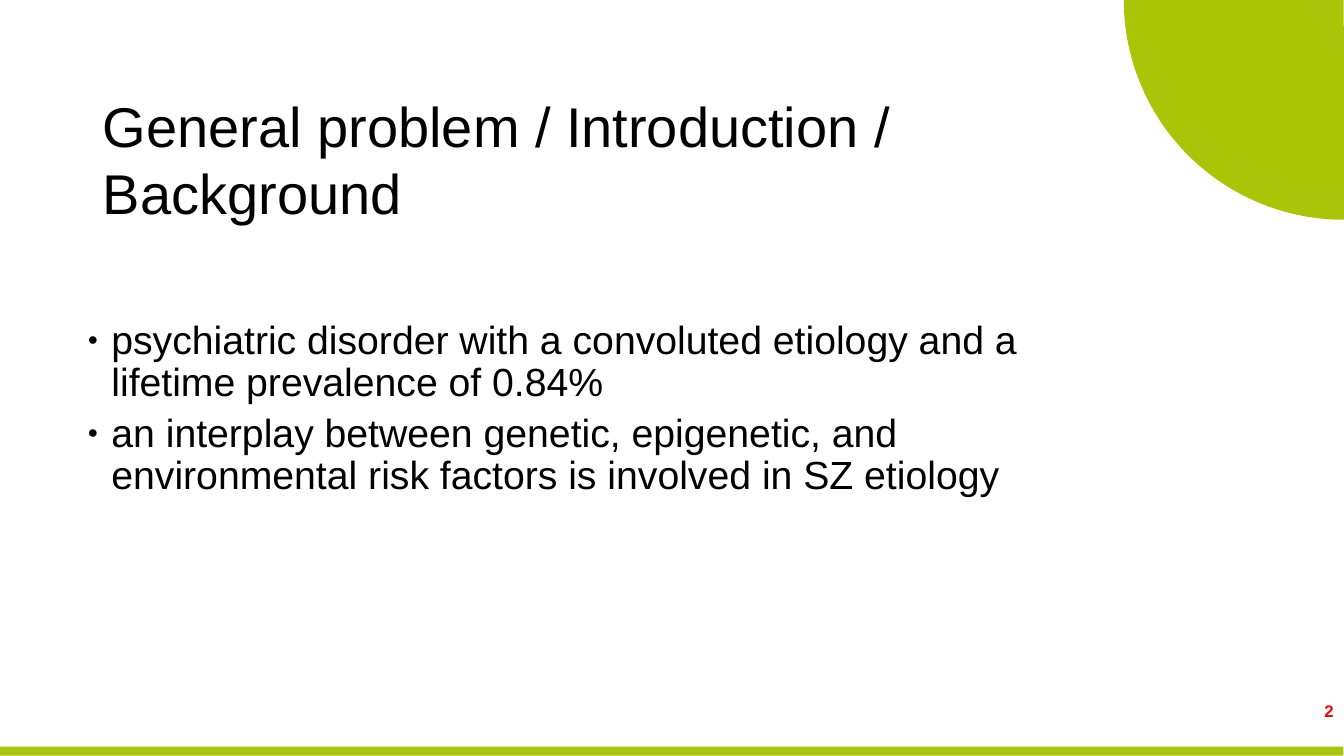
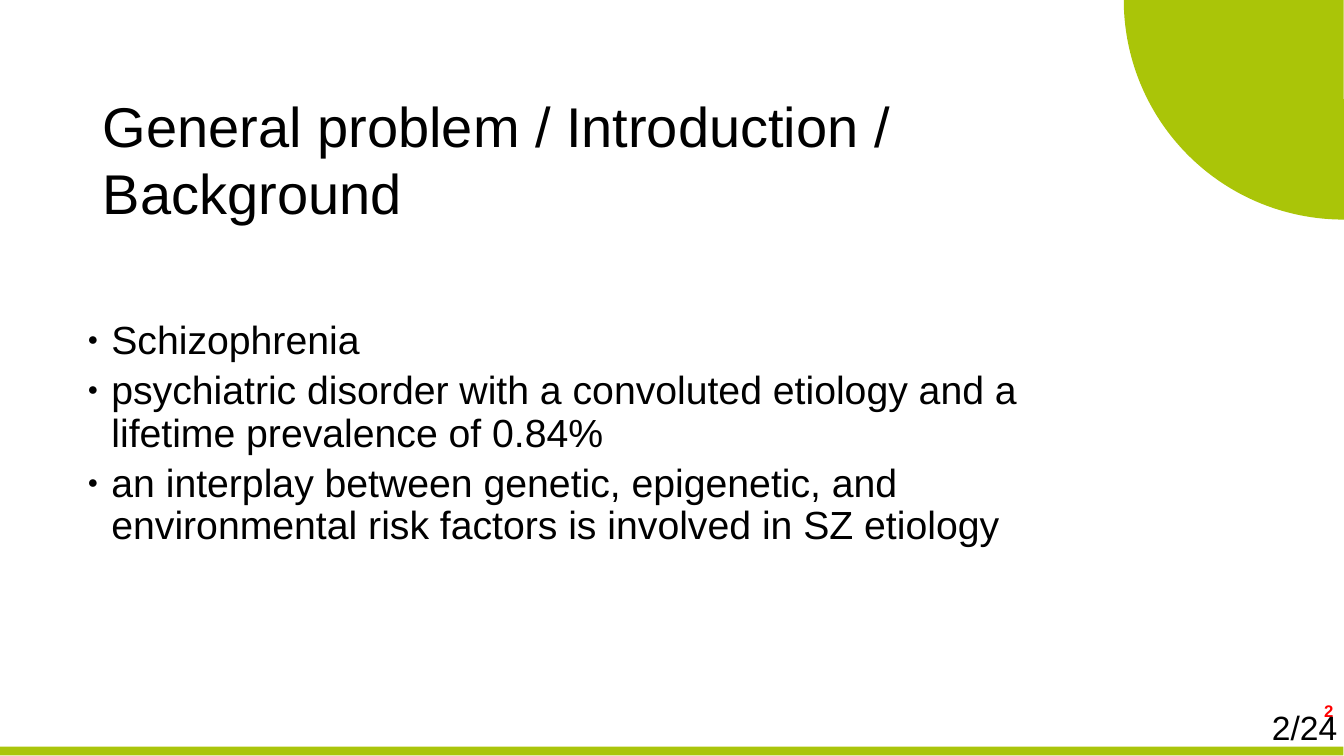
Before and after one commit to zybinmikhail/Thesis, a slide deck: slide 2 of presentations/Mikhail_Zybin_MSc PreDefense Presentation.PPTX. Drawn at 1344x756 pixels with LibreOffice and Linux fonts; fonts in the diff are those of the drawing; background and template pictures are left out. Boxes give left, top, right and bottom in pixels: in the first picture for what was removed or moved away, otherwise in the second. Text is boxed around its words. In the diff, an @@ line names an element or a change of style, - is before the commit and + after.

```diff
--- a/presentations/Mikhail_Zybin_MSc PreDefense Presentation.PPTX
+++ b/presentations/Mikhail_Zybin_MSc PreDefense Presentation.PPTX
@@ text at (x1=111, y1=325, x2=359, y2=362): paragraph added @@
+● Schizophrenia
@@ text at (x1=111, y1=375, x2=1017, y2=547): indent changed @@
@@ text added at (x1=1272, y1=713, x2=1337, y2=747), 24 pt, text #000000 @@
+2/24
```
Also in this commit, not shown: 14 other slides changed, 9 slides added, 3 slides removed, 47 other files.
